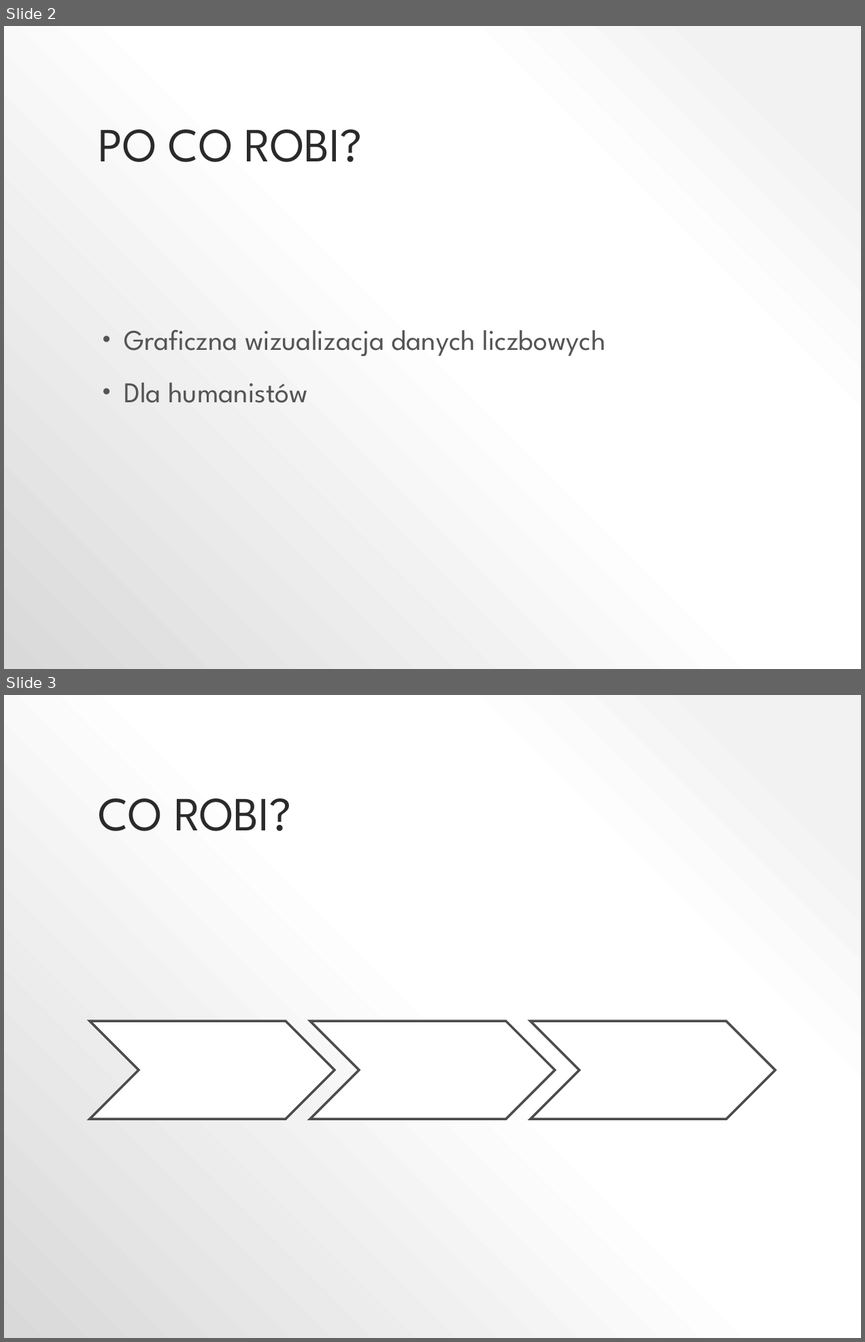
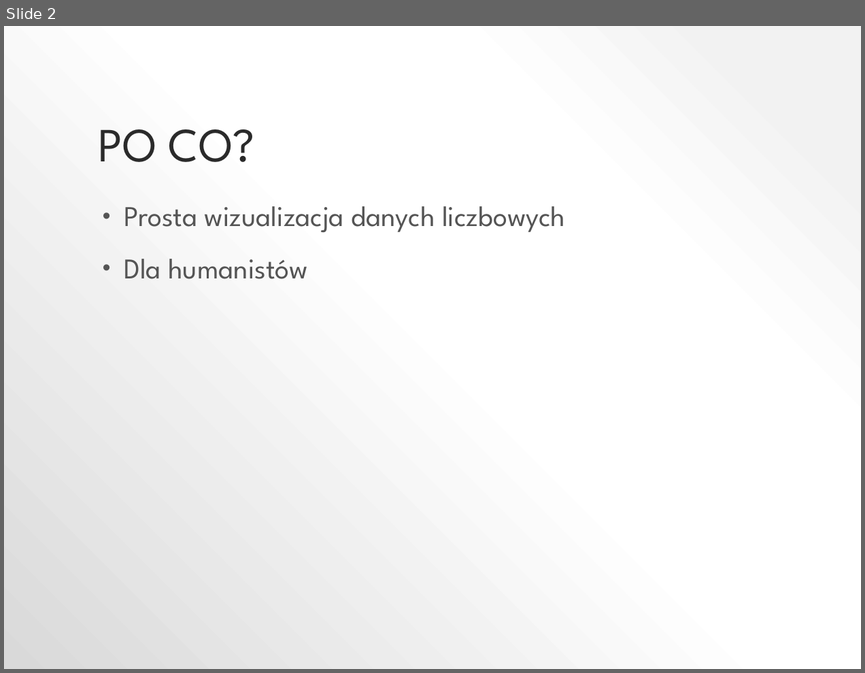
Before and after one commit to Adrian94F/DataDraw, a slide deck: DataDraw.pptx. Shown one above the other, each under a label of ours: slides 2 and 3 before the commit, slide 2 after it. The pictures are 865x1342 and 865x673 pixels, drawn with LibreOffice and Linux fonts; fonts in the diff are those of the drawing. Boxes give left, top, right and bottom in pixels: in the first picture for what was removed or moved away, otherwise in the second. Text is boxed around its words. In the diff, an @@ line names an element or a change of style, - is before the commit and + after.

```diff
--- a/DataDraw.pptx
+++ b/DataDraw.pptx
@@ slide 3 removed at [4,695,861,1338], background gradient #F2F2F2 to #FFFFFF to #D9D9D9 @@
@@ title removed at [98,798,292,831] @@
-CO ROBI?
@@ chevron removed at [90,1021,334,1118] @@
@@ chevron removed at [310,1021,555,1118] @@
@@ chevron removed at [530,1021,775,1118] @@
@@ slide 2 changed as well @@
@@ title at [98,129,255,162]: text changed @@
-PO CO ROBI?
+PO CO?
@@ text "Prosta wizualizacja danych liczbowych" at [124,206,565,279]: vertical alignment middle to top @@
@@ text at [124,206,565,232]: text changed @@
-• Graficzna wizualizacja danych liczbowych
+• Prosta wizualizacja danych liczbowych
```
Also in this commit, not shown: 1 other slide changed, 2 slides added, 2 other slides removed, 9 other files.
